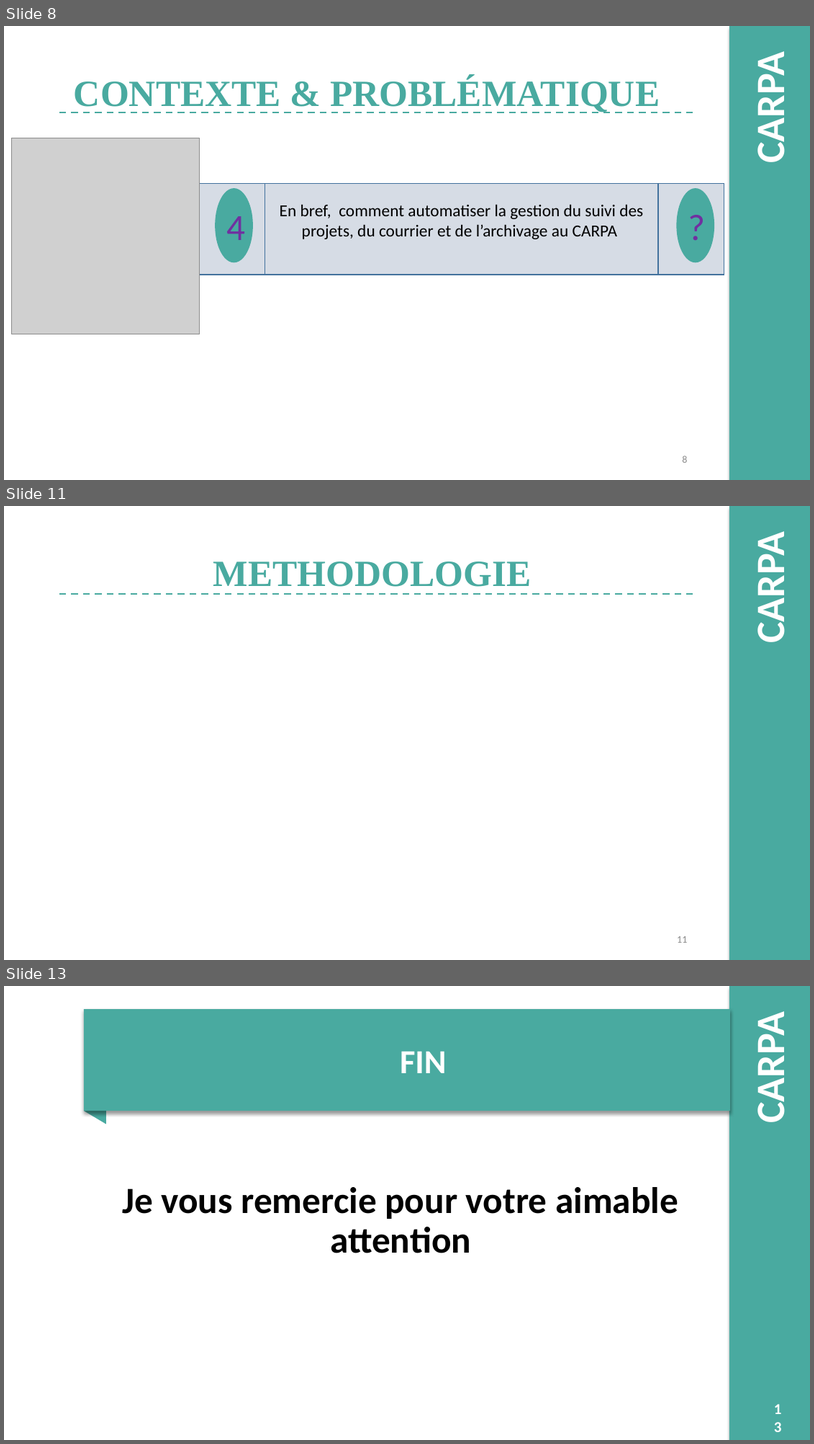
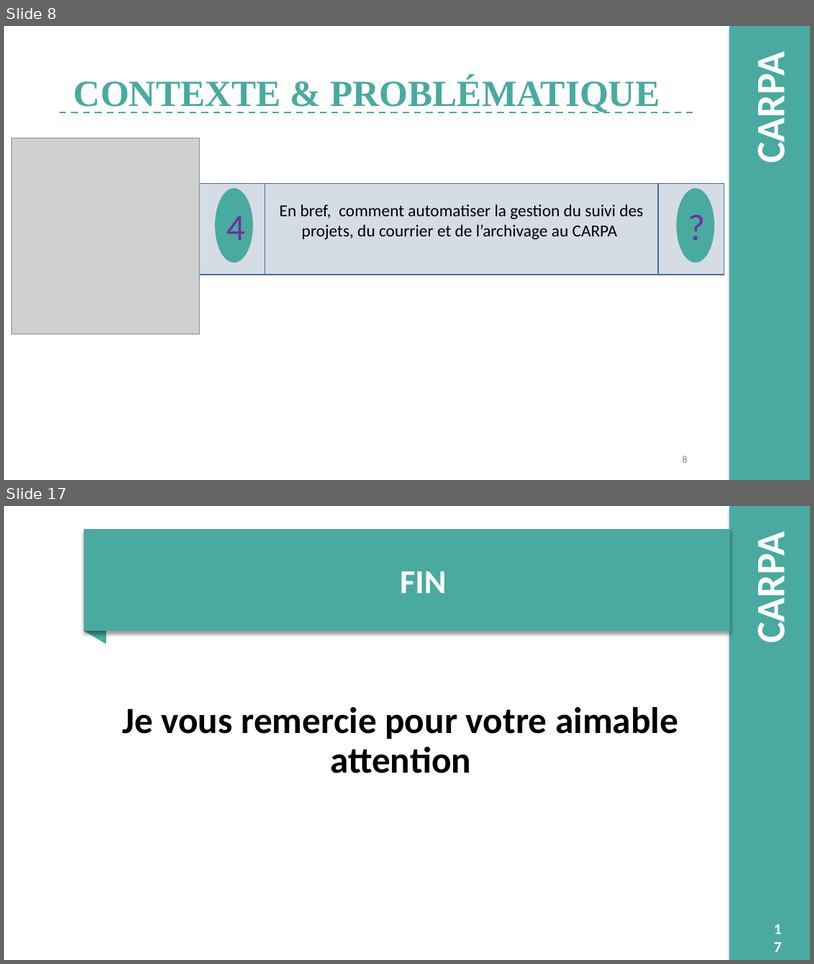
Before and after one commit to django123/memoire-M2, a slide deck: presentation.pptm. Shown one above the other, each under a label of ours: slides 8, 11 and 13 before the commit, slides 8 and 17 after it; the slides between them are not shown. The pictures are 814x1444 and 814x964 pixels, drawn with LibreOffice and Linux fonts; fonts in the diff are those of the drawing; grey boxes stand for pictures; background and template pictures are left out. Boxes give left, top, right and bottom in pixels: in the first picture for what was removed or moved away, otherwise in the second. Text is boxed around its words. In the diff, an @@ line names an element or a change of style, - is before the commit and + after.

```diff
--- a/presentation.pptm
+++ b/presentation.pptm
@@ slide 11 removed at [4,506,810,960], background picture (left out); not listed: 2 template elements that a slide beside it also shows @@
@@ title removed at [214,561,532,587] @@
-METHODOLOGIE
@@ line removed from (59, 594) to (694, 594) @@
@@ page number removed at [677,936,687,942] @@
-11
@@ what was slide 13 is now slide 17 @@
```
Also in this commit, not shown: 5 slides changed, 7 slides added, 2 other slides removed, 1 other file.
